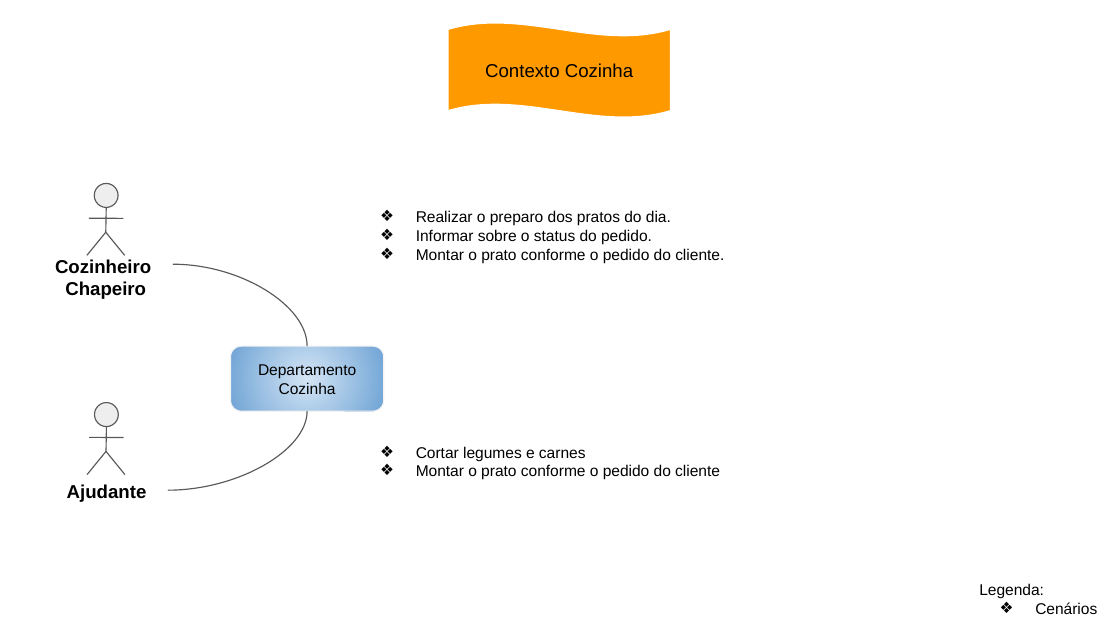
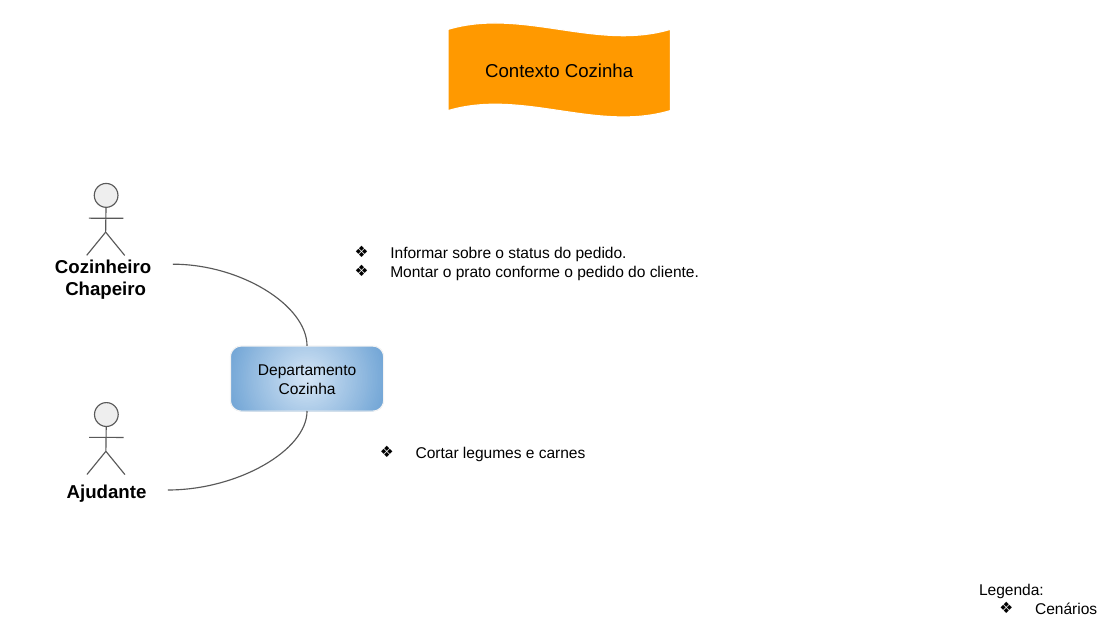
Before and after one commit to Darienzo08/ope_ads, a slide deck: slide 23 of docs/Prof_FabioARTEFATO_15/15. Arquitetura de Negócio para cada Cenário.pptx (slide 24 before the commit). Drawn at 1120x630 pixels with LibreOffice and Linux fonts; fonts in the diff are those of the drawing. Boxes give left, top, right and bottom in pixels: in the first picture for what was removed or moved away, otherwise in the second. Text is boxed around its words. In the diff, an @@ line names an element or a change of style, - is before the commit and + after.

```diff
--- a/docs/Prof_FabioARTEFATO_15/15. Arquitetura de Negócio para cada Cenário.pptx
+++ b/docs/Prof_FabioARTEFATO_15/15. Arquitetura de Negócio para cada Cenário.pptx
@@ line removed from (106, 207) to (105, 233) @@
@@ freeform shape added at (105,207,105,232), outline #595959 0.74 pt @@
@@ text "Informar sobre o status do ...": place and size @@
-text "Informar sobre o status do ..." at (416,210,724,263)
+text "Informar sobre o status do ..." at (390,246,699,280)
@@ text at (416,210,671,226): paragraph removed @@
-❖ Realizar o preparo dos pratos do dia.
@@ rounded rectangle "Departamento Cozinha" at (231,346,384,411): outline #F3F3F3 0.75 pt to #F3F3F3 0.74 pt @@
@@ curved line (168, 491) - (307, 411): stroke #595959 0.75 pt to #595959 0.74 pt @@
@@ line removed from (106, 427) to (106, 451) @@
@@ freeform shape added at (106,427,106,451), outline #595959 0.74 pt @@
@@ text at (416,464,720,480): paragraph removed @@
-❖ Montar o prato conforme o pedido do cliente
```
Also in this commit, not shown: 16 other slides changed, 1 slide removed.
